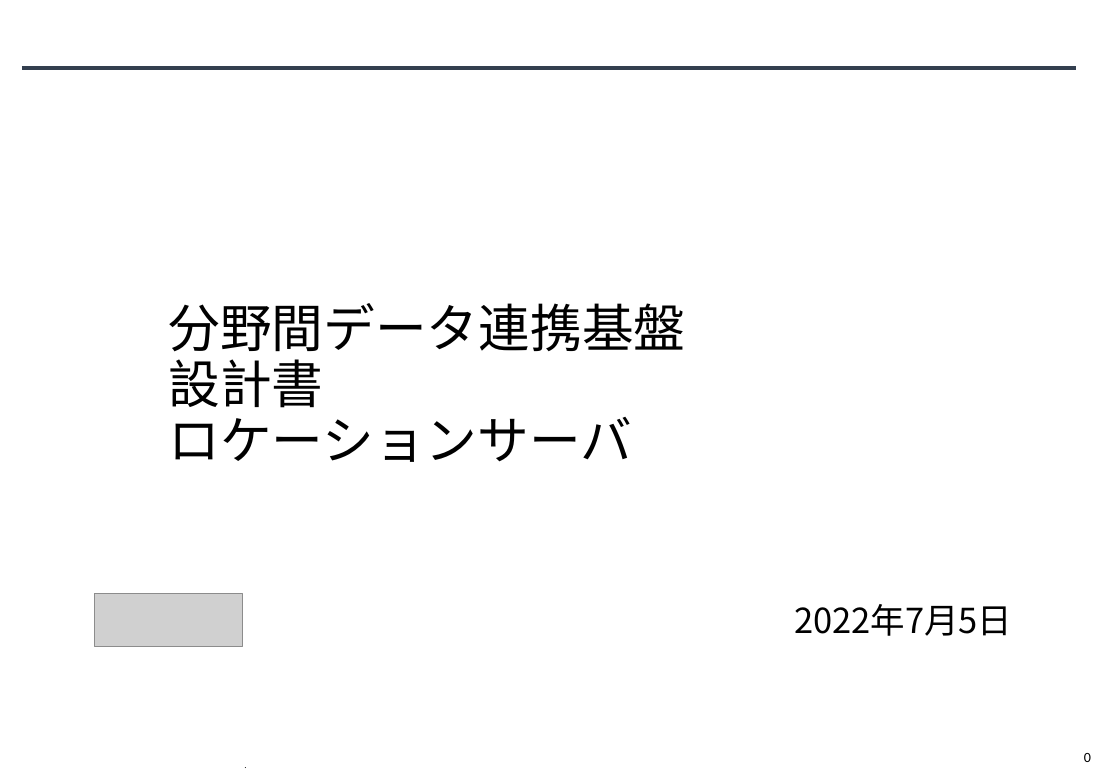
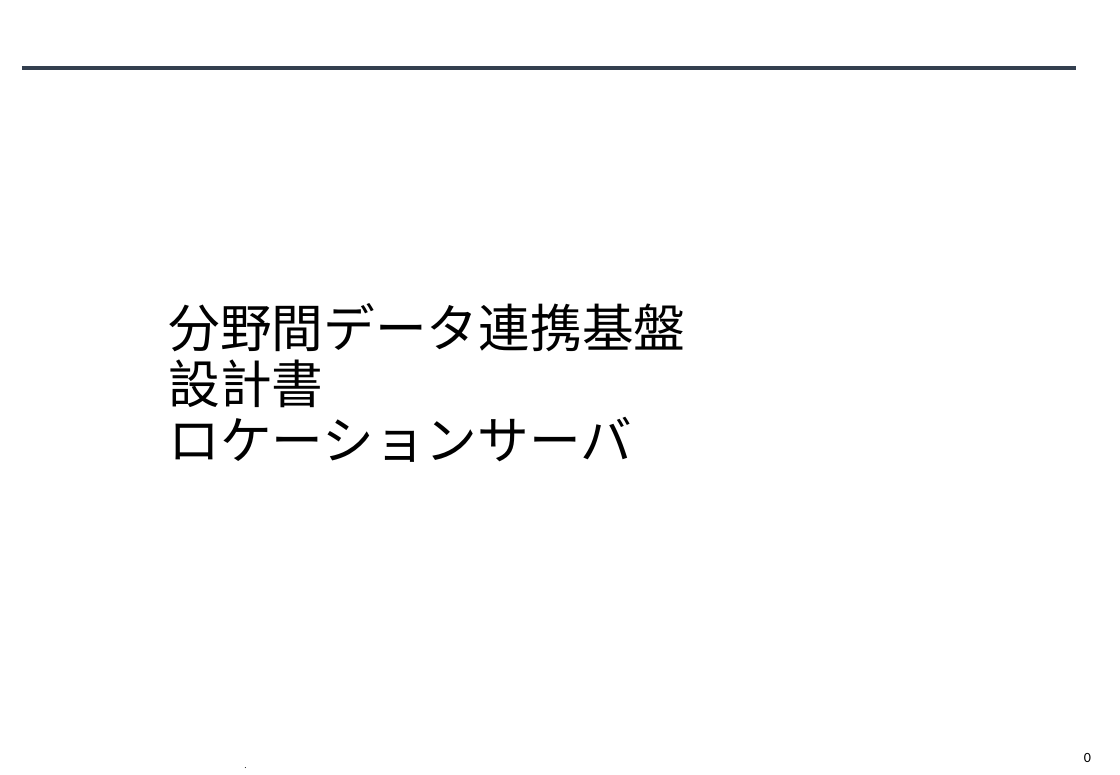
Before and after one commit to CADDE-sip/documents, a slide deck: slide 1 of doc/3/50_V4_機能アーキテクチャ/50_V4_設計書_ロケーションサービス/30_CADDE_ロケーションサーバ設計書_202303.pptx. Drawn at 1120x775 pixels with LibreOffice and Linux fonts; fonts in the diff are those of the drawing; grey boxes stand for pictures. Boxes give left, top, right and bottom in pixels: in the first picture for what was removed or moved away, otherwise in the second. Text is boxed around its words. In the diff, an @@ line names an element or a change of style, - is before the commit and + after.

```diff
--- a/doc/3/50_V4_機能アーキテクチャ/50_V4_設計書_ロケーションサービス/30_CADDE_ロケーションサーバ設計書_202303.pptx
+++ b/doc/3/50_V4_機能アーキテクチャ/50_V4_設計書_ロケーションサービス/30_CADDE_ロケーションサーバ設計書_202303.pptx
@@ picture removed at (94, 595, 243, 647) @@
@@ text removed at (794, 604, 1012, 636) @@
-2022年7月5日
```
Also in this commit, not shown: 6 other slides changed, 18 other files.
